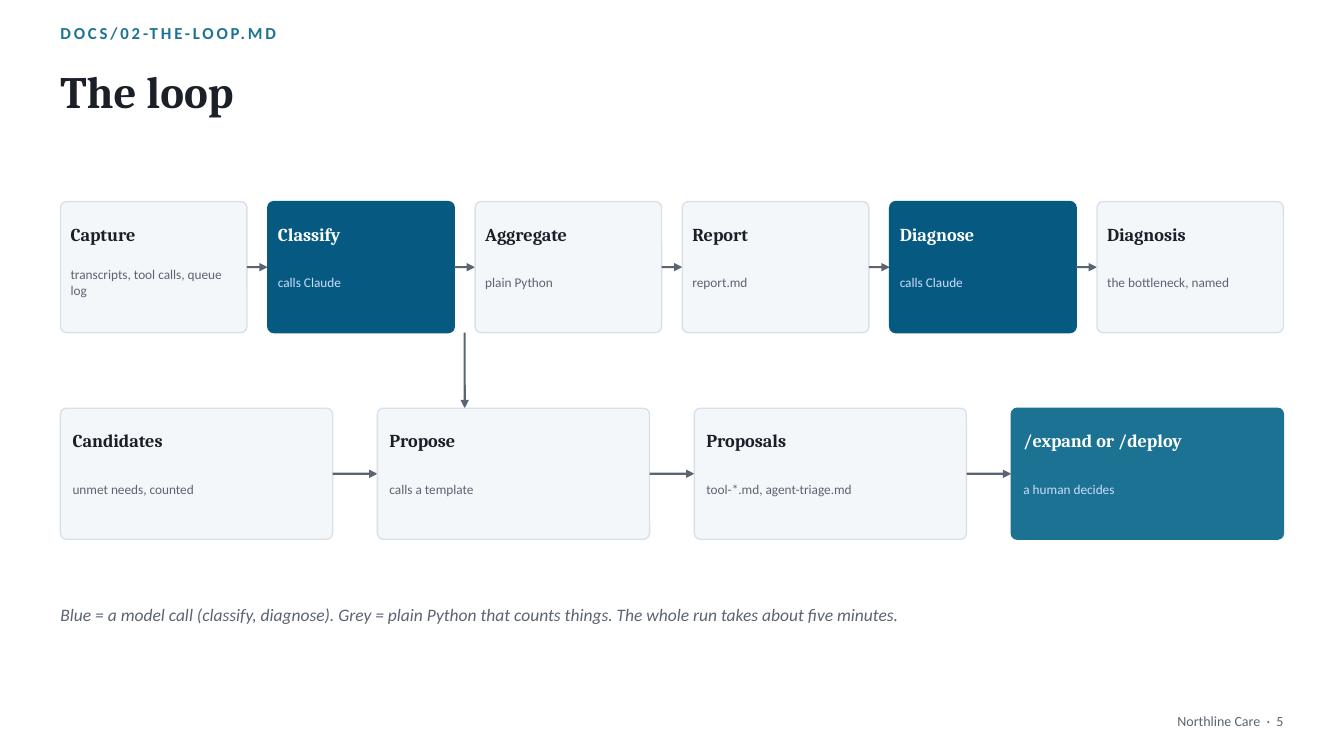
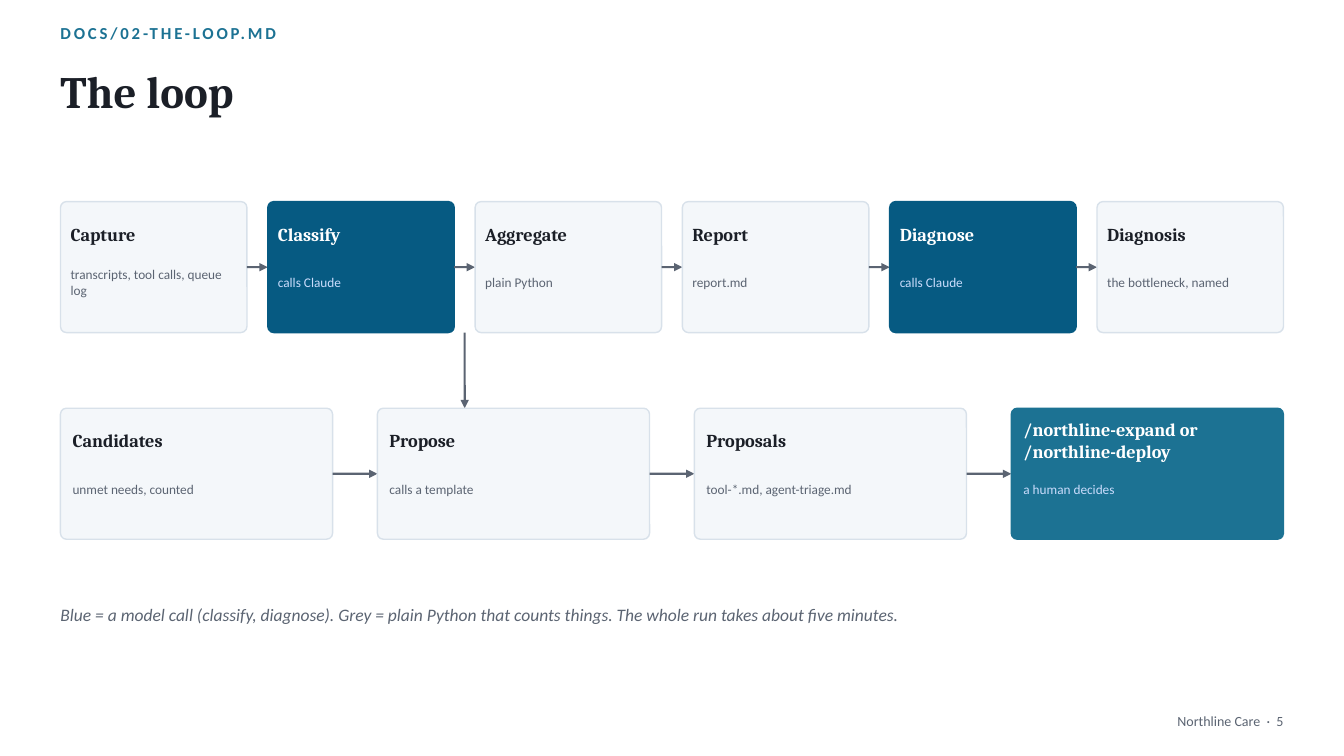
Before and after one commit to anthonymorrisjohnson/northline-course, a slide deck: slide 5 of slides/deck.pptx. Drawn at 1344x756 pixels with LibreOffice and Linux fonts; fonts in the diff are those of the drawing. Boxes give left, top, right and bottom in pixels: in the first picture for what was removed or moved away, otherwise in the second. Text is boxed around its words. In the diff, an @@ line names an element or a change of style, - is before the commit and + after.

```diff
--- a/slides/deck.pptx
+++ b/slides/deck.pptx
@@ text at box(1023, 423, 1198, 462): text changed @@
-/expand or /deploy
+/northline-expand or /northline-deploy
```
Also in this commit, not shown: 2 other slides changed, 32 other files.
